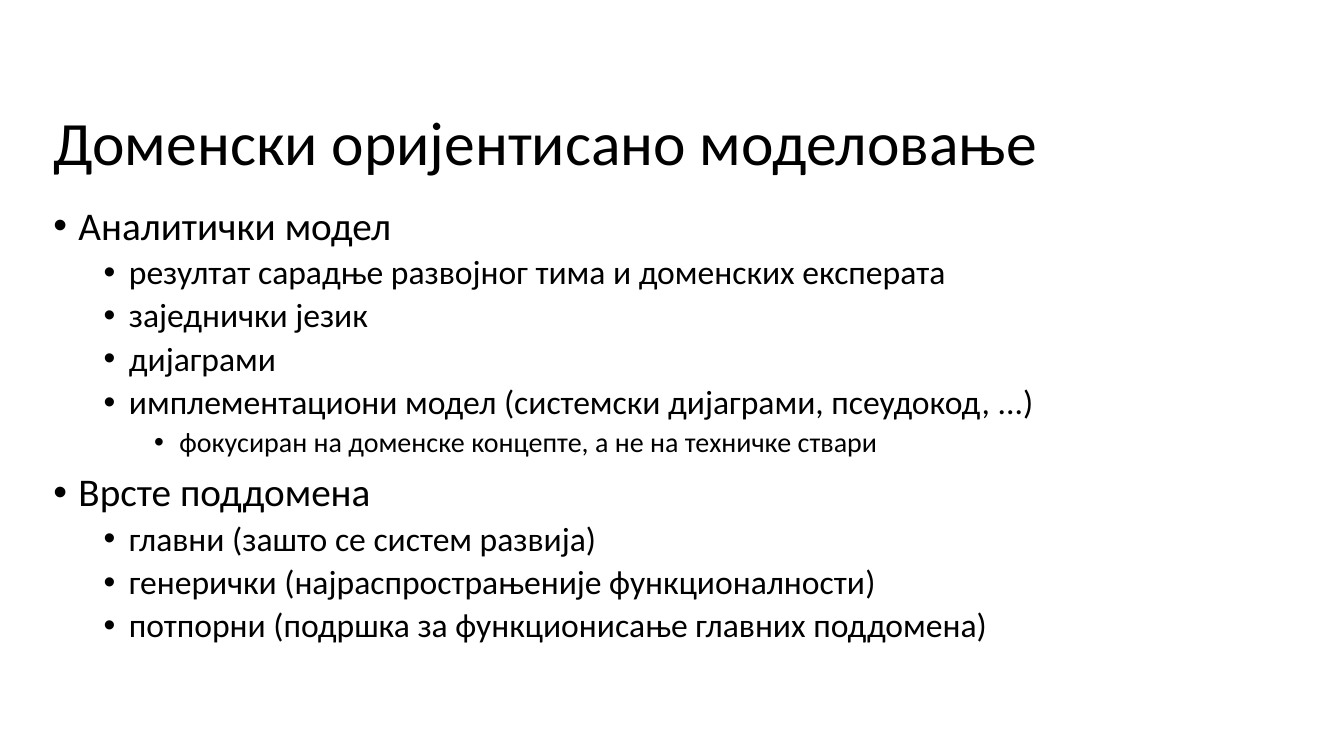
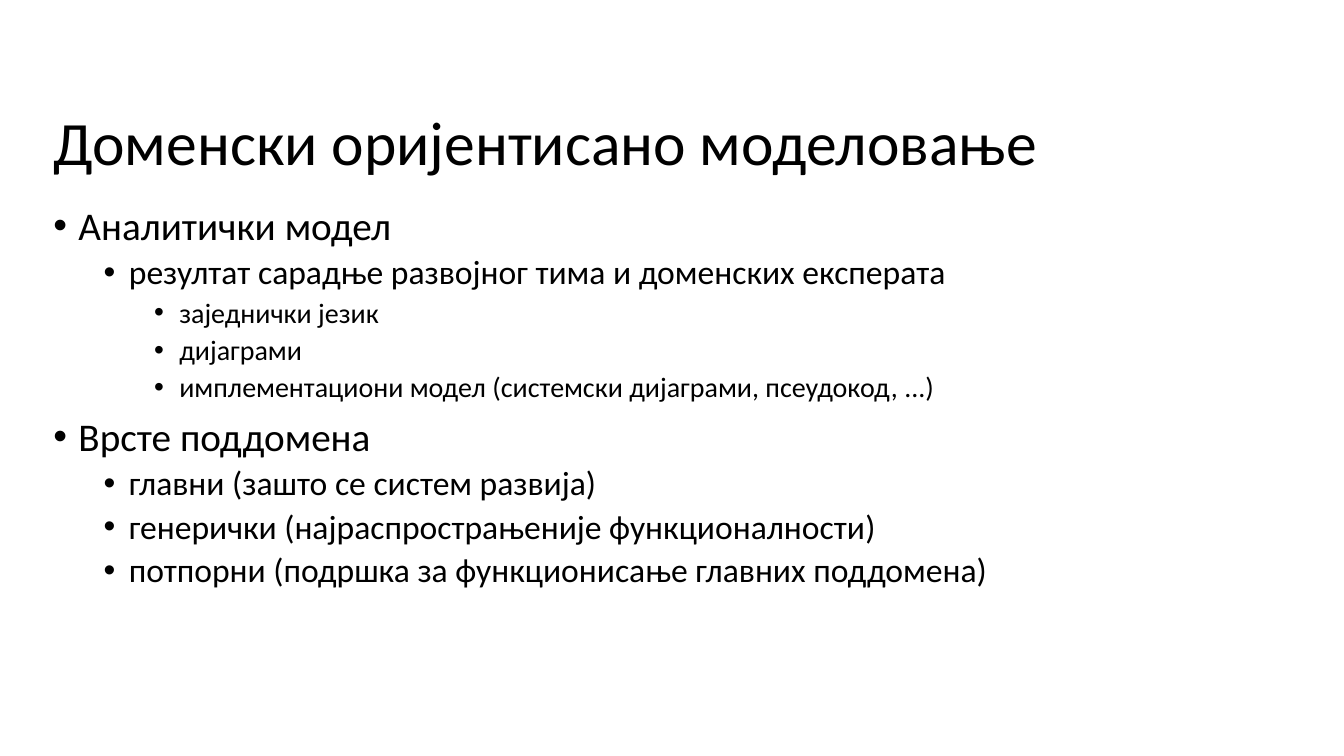
Before and after one commit to miki208/master-rad, a slide deck: slide 4 of slajdovi/master.pptx. Drawn at 1344x756 pixels with LibreOffice and Linux fonts; fonts in the diff are those of the drawing; background and template pictures are left out. Boxes give left, top, right and bottom in pixels: in the first picture for what was removed or moved away, otherwise in the second. Text is boxed around its words. In the diff, an @@ line names an element or a change of style, - is before the commit and + after.

```diff
--- a/slajdovi/master.pptx
+++ b/slajdovi/master.pptx
@@ text at box(179, 303, 897, 402): size 24 to 20 pt in "заједнички језик", "дијаграми", "имплементациони модел (системски дијаграми, псеудокод, ...)"; list level 2 to 3 in "заједнички језик"; list level 2 to 3 in "дијаграми"; list level 2 to 3 in "имплементациони модел (системски дијаграми, псеудокод, ..." @@
@@ text at box(179, 433, 877, 457): paragraph removed @@
-    • фокусиран на доменске концепте, а не на техничке ствари
```
Also in this commit, not shown: 6 other slides changed, 1 slide removed.
